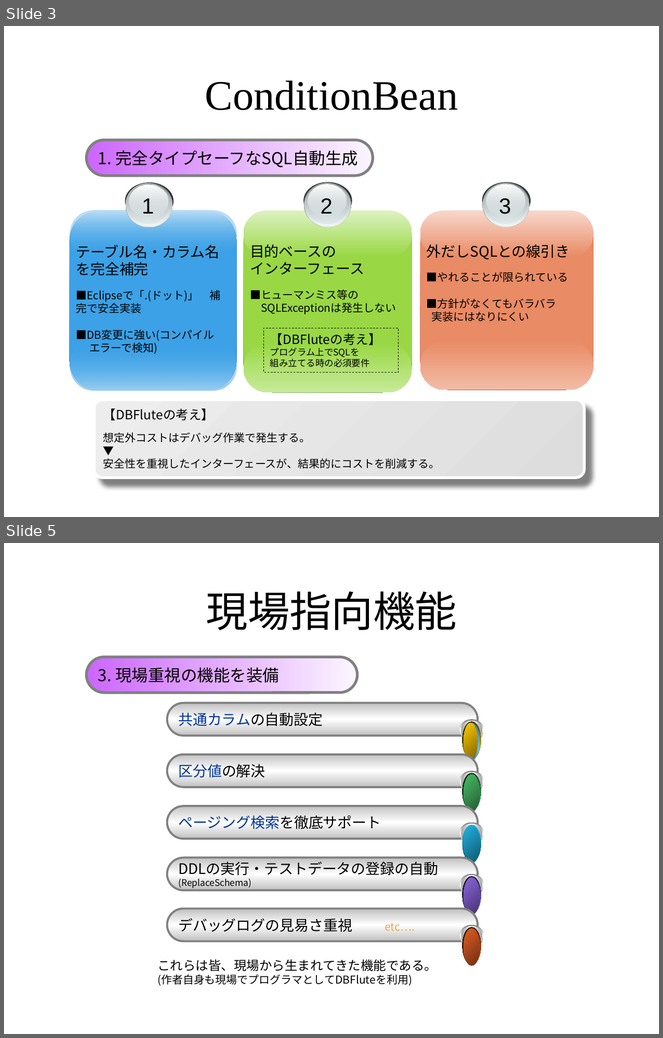
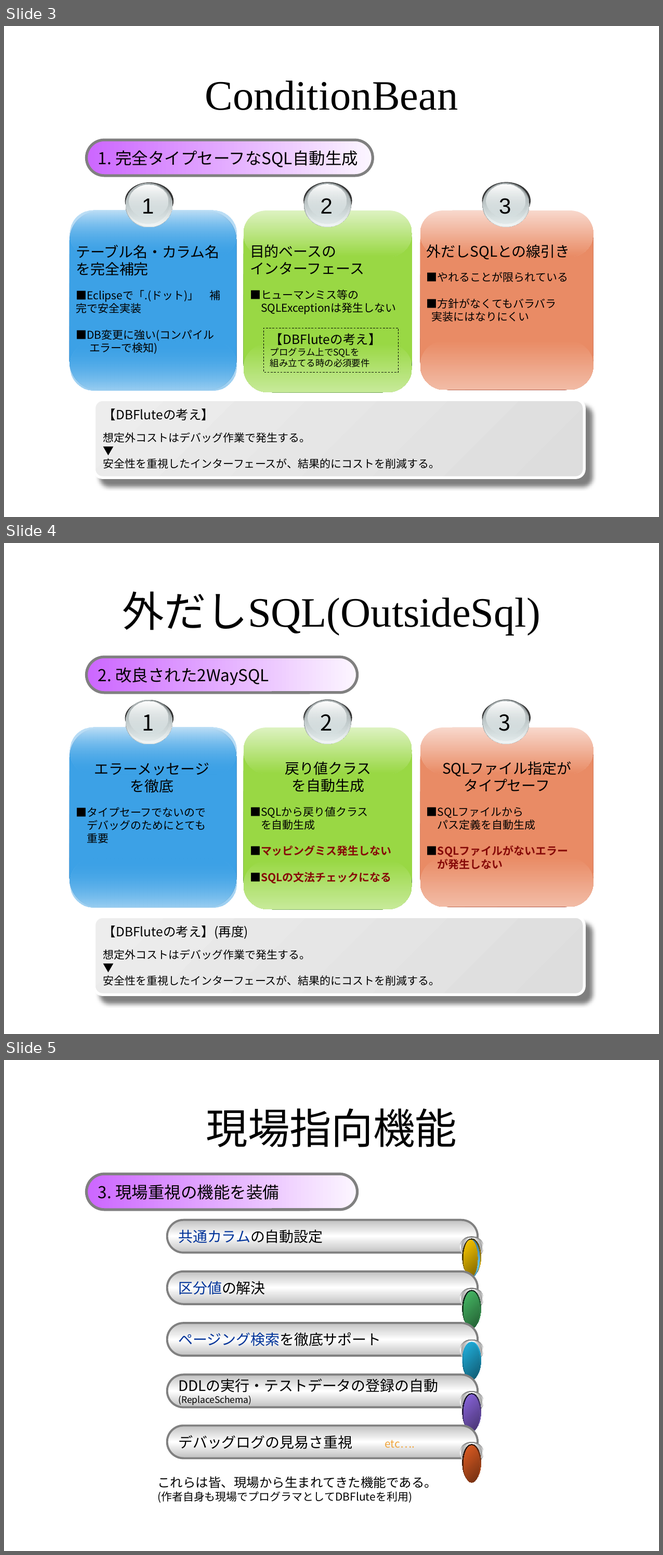
Before and after one commit to seasarorg/dbflute, a slide deck: dbflute/etc/doc/ref/session/resource/dbflute-basic-presentation.pptx. Shown one above the other, each under a label of ours: slides 3 and 5 before the commit, slides 3, 4 and 5 after it; the slides between them are not shown. The pictures are 663x1038 and 663x1555 pixels, drawn with LibreOffice and Linux fonts; fonts in the diff are those of the drawing; background and template pictures are left out. Boxes give left, top, right and bottom in pixels: in the first picture for what was removed or moved away, otherwise in the second. Text is boxed around its words. In the diff, an @@ line names an element or a change of style, - is before the commit and + after.

```diff
--- a/dbflute/etc/doc/ref/session/resource/dbflute-basic-presentation.pptx
+++ b/dbflute/etc/doc/ref/session/resource/dbflute-basic-presentation.pptx
@@ slide 4 added at <box>4,543,659,1034</box>, background picture (left out) @@
@@ title added at <box>123,591,541,636</box>, 46 pt, text #000000 @@
+外だしSQL(OutsideSql)
@@ rounded rectangle added at <box>87,657,358,693</box>, fill gradient #CC66FF to #FCF6FF, outline #808080 3 pt, 18 pt, text #000000 @@
+2. 改良された2WaySQL
@@ group added at <box>125,700,531,744</box>: 15 ellipses, 3 texts @@
+1
+2
+3
@@ rounded rectangle added at <box>70,728,236,908</box>, fill gradient #4E91D4 to #3477A4 @@
@@ rounded rectangle added at <box>70,730,236,906</box>, fill #3CA1E6 @@
@@ rounded rectangle added at <box>70,728,236,775</box>, fill gradient #BEE0F7 to #3CA1E6 @@
@@ rounded rectangle added at <box>244,730,412,909</box>, fill gradient #66AF35 to #588D3D @@
@@ rounded rectangle added at <box>244,728,412,904</box>, fill #99D844 @@
@@ rounded rectangle added at <box>244,728,412,774</box>, fill gradient #DDF2C1 to #99D844 @@
@@ rounded rectangle added at <box>420,728,593,908</box>, fill gradient #C16237 to #AB4E47 @@
@@ rounded rectangle added at <box>420,730,593,906</box>, fill #E98B65 @@
@@ rounded rectangle added at <box>420,728,593,774</box>, fill gradient #F8D8CC to #E98B65 @@
@@ text added at <box>76,763,210,844</box>, 12 pt, text #000000 @@
+エラーメッセージ
+を徹底
+■タイプセーフでないので
+デバッグのためにとても
+重要
@@ text added at <box>250,761,392,884</box>, 12 pt, text #000000 @@
+戻り値クラス
+を自動生成
+■SQLから戻り値クラス
+を自動生成
+■マッピングミス発生しない
+■SQLの文法チェックになる
@@ text added at <box>427,761,571,870</box>, 12 pt, text #000000 @@
+SQLファイル指定が
+タイプセーフ
+■SQLファイルから
+パス定義を自動生成
+■SQLファイルがないエラー
+が発生しない
@@ rounded rectangle added at <box>70,858,236,908</box>, fill gradient #3CA1E6 to #9BCFF2 @@
@@ rounded rectangle added at <box>244,861,412,910</box>, fill gradient #99D844 to #C7EA99 @@
@@ rounded rectangle added at <box>420,858,593,908</box>, fill gradient #E98B65 to #F2BCA6 @@
@@ rounded rectangle added at <box>94,917,584,995</box>, fill gradient #EEEEEE to #DDDDDD, outline #FFFFFF 3 pt, 12 pt, text #000000 @@
+【DBFluteの考え】(再度)
+想定外コストはデバッグ作業で発生する。
+▼
+安全性を重視したインターフェースが、結果的にコストを削減する。
```
Also in this commit, not shown: 1 slide removed, 1 other file.
